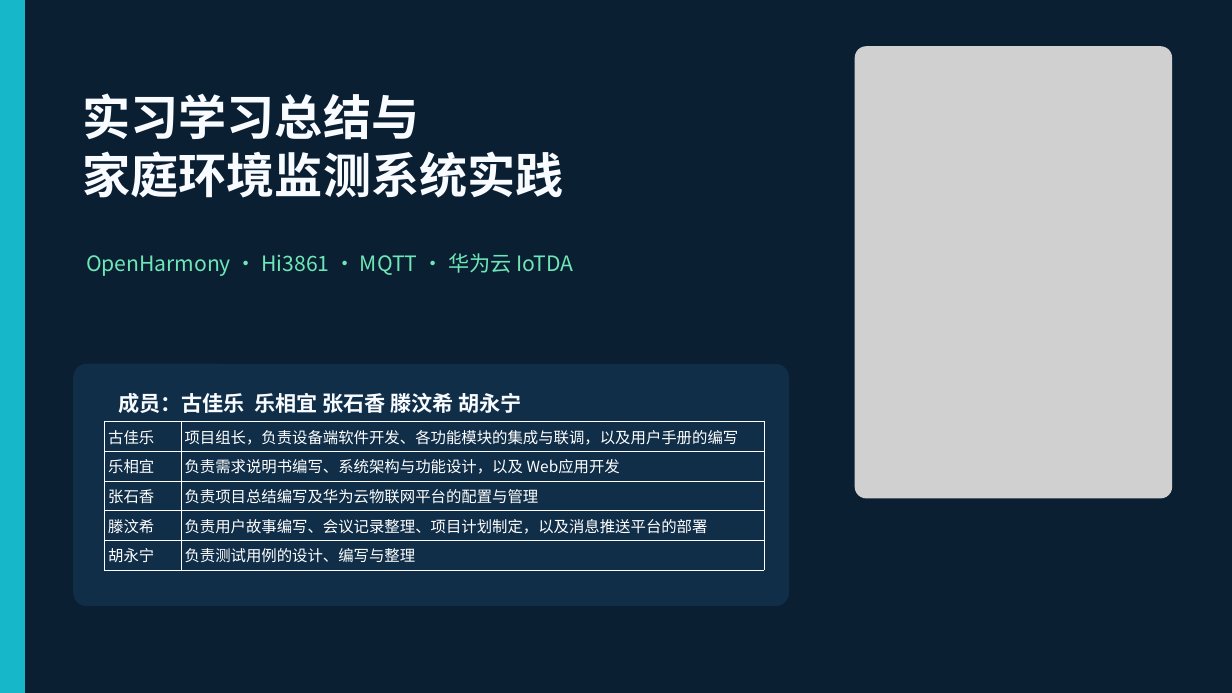
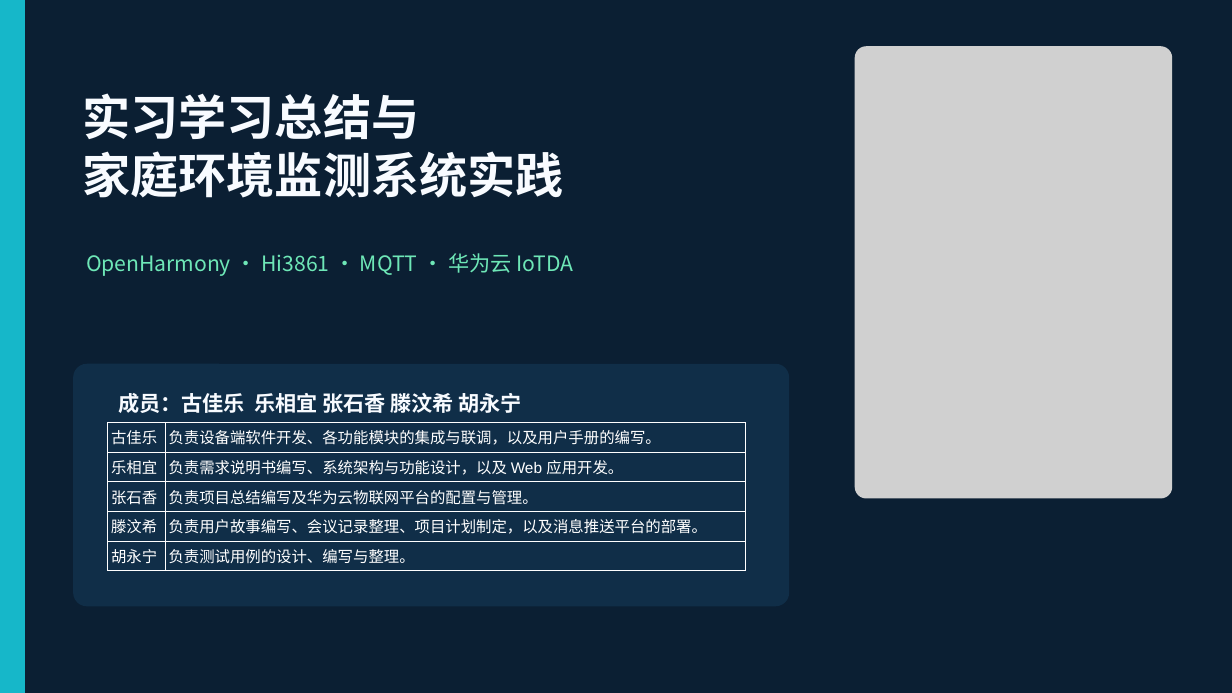
Before and after one commit to gujial/hi3861_hdu_iot_application, a slide deck: slide 1 of doc/record/实习学习与环境监测系统实践.pptx. Drawn at 1232x693 pixels with LibreOffice and Linux fonts; fonts in the diff are those of the drawing; grey boxes stand for pictures. Boxes give left, top, right and bottom in pixels: in the first picture for what was removed or moved away, otherwise in the second. Text is boxed around its words. In the diff, an @@ line names an element or a change of style, - is before the commit and + after.

```diff
--- a/doc/record/实习学习与环境监测系统实践.pptx
+++ b/doc/record/实习学习与环境监测系统实践.pptx
@@ table at (107, 422, 746, 570) @@
-row 1, column 2: 项目组长，负责设备端软件开发、各功能模块的集成与联调，以及用户手册的编写
+row 1, column 2: 负责设备端软件开发、各功能模块的集成与联调，以及用户手册的编写。
-row 2, column 2: 负责需求说明书编写、系统架构与功能设计，以及 Web应用开发
+row 2, column 2: 负责需求说明书编写、系统架构与功能设计，以及 Web 应用开发。
-row 3, column 2: 负责项目总结编写及华为云物联网平台的配置与管理
+row 3, column 2: 负责项目总结编写及华为云物联网平台的配置与管理。
-row 4, column 2: 负责用户故事编写、会议记录整理、项目计划制定，以及消息推送平台的部署
+row 4, column 2: 负责用户故事编写、会议记录整理、项目计划制定，以及消息推送平台的部署。
-row 5, column 2: 负责测试用例的设计、编写与整理
+row 5, column 2: 负责测试用例的设计、编写与整理。
@@ font Noto Sans CJK SC to Arial in "古佳乐", "乐相宜", "张石香", "滕汶希" and 1 more places @@
@@ table: place and size @@
-table at (104, 421, 764, 569)
+table at (107, 422, 746, 570)
```
Also in this commit, not shown: 6 other slides changed, 5 other files.
